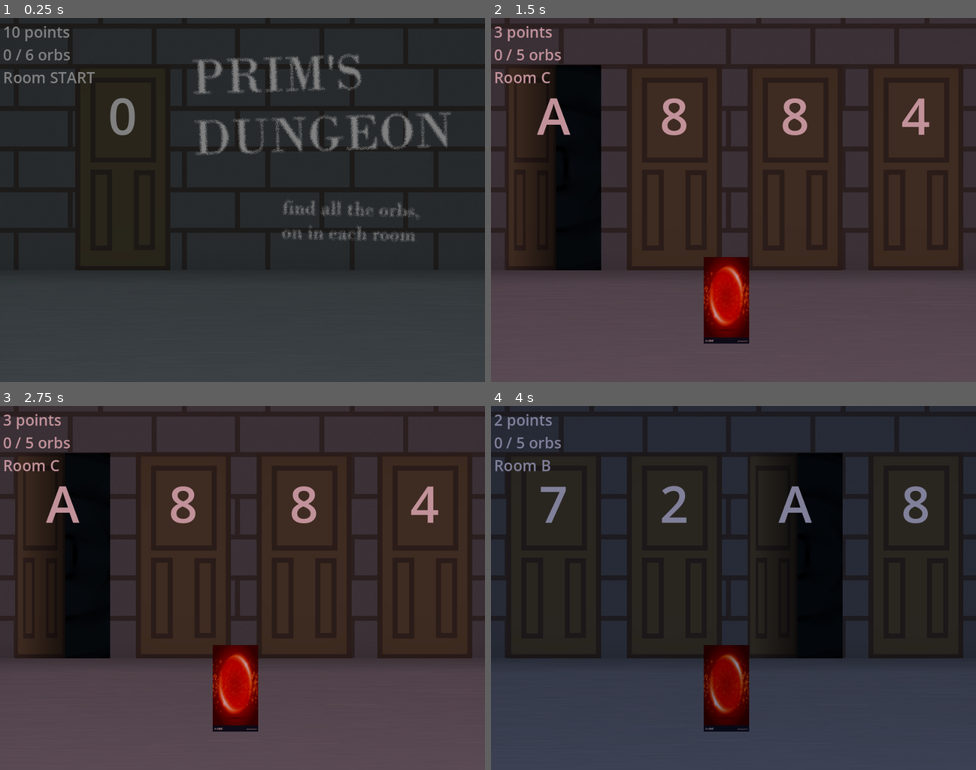
Above: before the commit, frames 1-4 (two rows, left to right).
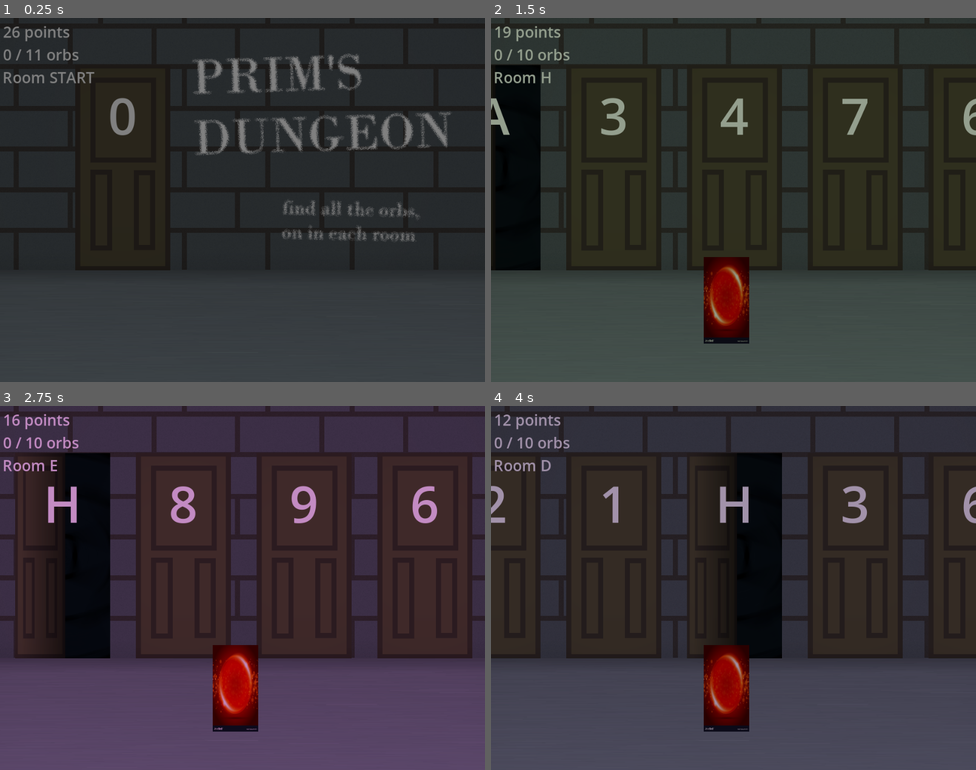
Above: after the commit, the same moments.

Repository: DasParijat/Prims-Dungeon
Game: Godot game, scene res://Game/game.tscn
Same seed, same stepped clock (60 frames per second), same inputs: the game is played once before the commit and once after it.
Inputs:
- Up to frame 1 (0.25 s): no input
- Up to frame 2 (1.5 s): click "efef" at 0.5 s; click "efef" at 1.25 s
- Up to frame 3 (2.75 s): click "efef" at 2 s
- Up to frame 4 (4 s): click "efef" at 2.75 s; click "efef" at 3.5 s

The runs differ from the first frame. In frame 1, 0.3% of the frame differs, in the area x 0-20%, y 2-18%; in frame 2, 26%, in the area x 0-100%, y 2-89%; in frame 3, 2.3%; in frame 4, 22%.

Commit message:
Number of rooms handled globally
GlobalRoomHandling handles num_of_rooms in game scene, which is modified in home menu scene

Diff:
--- a/Game/game.gd
+++ b/Game/game.gd
@@ -35,7 +35,7 @@
 
 func create_dungeon() -> void:
 	randomize()
-	cur_dungeon = Dungeon.new(randi_range(MIN_ROOMS, MAX_ROOMS))
+	cur_dungeon = Dungeon.new(GRH.num_of_rooms)
 	rooms_array = cur_dungeon.rooms_array
 	doors_array = cur_dungeon.doors_array
 
--- a/Global Scripts/GlobalRoomHandling.gd
+++ b/Global Scripts/GlobalRoomHandling.gd
@@ -2,7 +2,8 @@
 
 signal door_entered(door : Door)
 
-var points = 0
-var orbs_found = 0
+var num_of_rooms : int = 10
+var points : int = 0
+var orbs_found : int = 0
 
-var in_room_transition = false
+var in_room_transition : bool = false
--- a/Home Menu/Room Slider/menu_slider_option.gd
+++ b/Home Menu/Room Slider/menu_slider_option.gd
@@ -2,7 +2,7 @@
 extends Control
 
 @export var NAME : String
-@export var RANGE : Range
+@export var SLIDER : Range
 
 @onready var slider_name_label : Label = $"HBoxContainer/Slider Name"
 @onready var slider_value_label : Label = $"HBoxContainer/Slider Value"
@@ -10,3 +10,11 @@
 
 func _ready() -> void:
 	slider_name_label.text = NAME
+	update_text(GRH.num_of_rooms)
+
+func update_text(new_value) -> void:
+	slider_value_label.text = str(new_value)
+	GRH.num_of_rooms = int(new_value)
+
+func _on_h_slider_value_changed(value : float) -> void:
+	update_text(value)
--- a/Home Menu/home_menu.tscn
+++ b/Home Menu/home_menu.tscn
@@ -59,10 +59,10 @@
 layout_mode = 2
 theme_override_constants/separation = 30
 
-[node name="RoomSlider" parent="MarginContainer/VSplitContainer/MarginContainer/VBoxContainer" node_paths=PackedStringArray("RANGE") instance=ExtResource("3_cllnv")]
+[node name="RoomSlider" parent="MarginContainer/VSplitContainer/MarginContainer/VBoxContainer" node_paths=PackedStringArray("SLIDER") instance=ExtResource("3_cllnv")]
 layout_mode = 2
 NAME = "Number of Rooms - "
-RANGE = NodePath("HSlider")
+SLIDER = NodePath("HSlider")
 
 [node name="HSlider" type="HSlider" parent="MarginContainer/VSplitContainer/MarginContainer/VBoxContainer/RoomSlider"]
 layout_mode = 2
@@ -73,3 +73,5 @@
 [node name="PlayButton" type="Button" parent="MarginContainer/VSplitContainer/MarginContainer/VBoxContainer"]
 layout_mode = 2
 text = "play"
+
+[connection signal="value_changed" from="MarginContainer/VSplitContainer/MarginContainer/VBoxContainer/RoomSlider/HSlider" to="MarginContainer/VSplitContainer/MarginContainer/VBoxContainer/RoomSlider" method="_on_h_slider_value_changed"]
